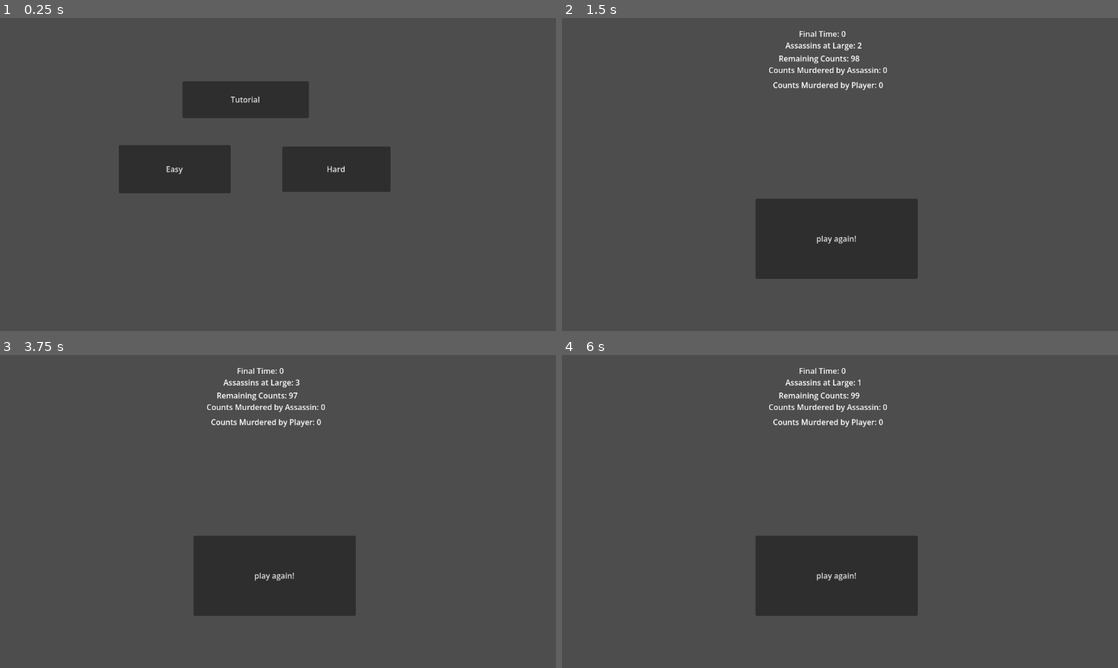
Above: before the commit, frames 1-4 (two rows, left to right).
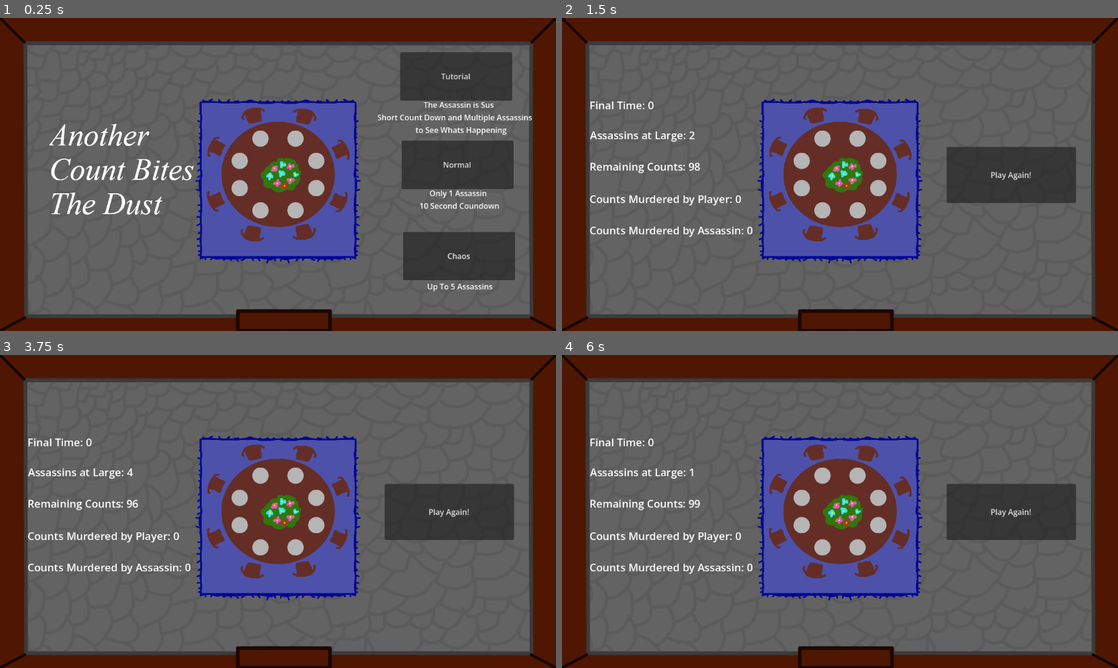
Above: after the commit, the same moments.

Repository: ZiyadAziz/Another-Count-Bites-The-Dust
Game: Godot game, scene res://scenes/start_menu.tscn
Two runs of this game, one before a commit and one after it. Both use one fixed random seed, a clock stepped at 60 frames per second and the inputs below.
Inputs:
- Up to frame 1 (0.25 s): no input
- Up to frame 2 (1.5 s): click "Tutorial" at 0.5 s; click "End The Hunt" at 1.25 s
- Up to frame 3 (3.75 s): click "play again!" (after the commit: "Play Again!") at 2 s; click "Hard" (after the commit: "Chaos") at 2.75 s; click "End The Hunt" at 3.5 s
- Up to frame 4 (6 s): click "play again!" (after the commit: "Play Again!") at 4.25 s; click "Easy" (after the commit: "Normal") at 5 s; click "End The Hunt" at 5.75 s

The runs differ from the first frame. In frame 1, 43% of the frame differs, in the area x 0-100%, y 0-100%; in frame 2, 39%; in frame 3, 39%; in frame 4, 39%.

Commit message:
Someday Ill be Good at UI

Diff:
--- a/scenes/end_screen.tscn
+++ b/scenes/end_screen.tscn
@@ -1,6 +1,7 @@
 [gd_scene format=3 uid="uid://qui4w61hyjkr"]
 
 [ext_resource type="Script" uid="uid://0udrvw1211rw" path="res://scripts/end_screen.gd" id="1_kq7ac"]
+[ext_resource type="Texture2D" uid="uid://dxvmyj55fxxrb" path="res://assets/backgrown.png" id="2_6e1uj"]
 
 [node name="End_screen" type="Control" unique_id=47782139]
 layout_mode = 3
@@ -13,50 +14,60 @@
 
 [node name="Button" type="Button" parent="." unique_id=1063987609]
 layout_mode = 0
-offset_left = 401.0
-offset_top = 374.0
-offset_right = 737.0
-offset_bottom = 540.0
-text = "play again!"
+offset_left = 797.0
+offset_top = 267.0
+offset_right = 1065.0
+offset_bottom = 383.0
+text = "Play Again!"
 
 [node name="Label" type="Label" parent="." unique_id=1232240559]
 layout_mode = 0
-offset_left = 428.0
-offset_top = 96.0
-offset_right = 674.0
-offset_bottom = 119.0
+offset_left = 57.0
+offset_top = 424.0
+offset_right = 671.0
+offset_bottom = 479.0
+theme_override_font_sizes/font_size = 22
 text = "Counts Murdered by Assassin: 0"
 
 [node name="Label2" type="Label" parent="." unique_id=793484859]
 layout_mode = 0
-offset_left = 437.0
-offset_top = 127.0
-offset_right = 683.0
-offset_bottom = 150.0
+offset_left = 57.0
+offset_top = 359.0
+offset_right = 371.0
+offset_bottom = 390.0
+theme_override_font_sizes/font_size = 22
 text = "Counts Murdered by Player: 0"
 
 [node name="Label3" type="Label" parent="." unique_id=1041352105]
 layout_mode = 0
-offset_left = 463.0
-offset_top = 45.0
-offset_right = 709.0
-offset_bottom = 68.0
+offset_left = 58.0
+offset_top = 227.0
+offset_right = 304.0
+offset_bottom = 258.0
+theme_override_font_sizes/font_size = 22
 text = "Assassins at Large: 0"
 
 [node name="Label4" type="Label" parent="." unique_id=433023889]
 layout_mode = 0
-offset_left = 449.0
-offset_top = 72.0
-offset_right = 695.0
-offset_bottom = 95.0
+offset_left = 57.0
+offset_top = 292.0
+offset_right = 303.0
+offset_bottom = 323.0
+theme_override_font_sizes/font_size = 22
 text = "Remaining Counts: 0"
 
 [node name="Label5" type="Label" parent="." unique_id=307289260]
 layout_mode = 0
-offset_left = 491.0
-offset_top = 21.0
-offset_right = 737.0
-offset_bottom = 44.0
+offset_left = 57.0
+offset_top = 165.0
+offset_right = 303.0
+offset_bottom = 196.0
+theme_override_font_sizes/font_size = 22
 text = "Final Time: 0"
 
+[node name="Backgrown" type="Sprite2D" parent="." unique_id=642759273]
+z_index = -1
+position = Vector2(576, 324)
+texture = ExtResource("2_6e1uj")
+
 [connection signal="pressed" from="Button" to="." method="_on_button_pressed"]
--- a/scenes/start_menu.tscn
+++ b/scenes/start_menu.tscn
@@ -1,6 +1,7 @@
 [gd_scene format=3 uid="uid://b61skgiel5ss0"]
 
 [ext_resource type="Script" uid="uid://bjgrlj3yllc1k" path="res://scripts/start_menu.gd" id="1_ouf4f"]
+[ext_resource type="Texture2D" uid="uid://che281i3p0scc" path="res://assets/backgrown_menu.png" id="2_thu50"]
 
 [node name="Start_menu" type="Control" unique_id=1034251450]
 layout_mode = 3
@@ -13,28 +14,60 @@
 
 [node name="Button" type="Button" parent="." unique_id=687467251]
 layout_mode = 0
-offset_left = 246.0
-offset_top = 263.0
-offset_right = 478.0
-offset_bottom = 363.0
-text = "Easy"
+offset_left = 832.0
+offset_top = 254.0
+offset_right = 1064.0
+offset_bottom = 354.0
+text = "Normal"
+
+[node name="Label" type="Label" parent="Button" unique_id=1357334069]
+layout_mode = 0
+offset_left = -50.0
+offset_top = -86.0
+offset_right = 285.0
+offset_bottom = -11.0
+text = "                       The Assassin is Sus
+Short Count Down and Multiple Assassins
+                   to See Whats Happening"
 
 [node name="Button2" type="Button" parent="." unique_id=547481587]
 layout_mode = 0
-offset_left = 378.0
-offset_top = 131.0
-offset_right = 640.0
-offset_bottom = 207.0
+offset_left = 829.0
+offset_top = 71.0
+offset_right = 1061.0
+offset_bottom = 171.0
 text = "Tutorial"
+
+[node name="Label" type="Label" parent="Button2" unique_id=968021342]
+layout_mode = 0
+offset_left = 40.0
+offset_top = 280.0
+offset_right = 206.0
+offset_bottom = 329.0
+text = "     Only 1 Assassin
+10 Second Coundown"
 
 [node name="Button3" type="Button" parent="." unique_id=257362079]
 layout_mode = 0
-offset_left = 585.0
-offset_top = 266.0
-offset_right = 809.0
-offset_bottom = 360.0
-text = "Hard
+offset_left = 835.0
+offset_top = 443.0
+offset_right = 1067.0
+offset_bottom = 543.0
+text = "Chaos
 "
+
+[node name="Label" type="Label" parent="Button3" unique_id=1897638904]
+layout_mode = 0
+offset_left = 50.0
+offset_top = 101.0
+offset_right = 186.0
+offset_bottom = 124.0
+text = "Up To 5 Assassins"
+
+[node name="BackgrownMenu" type="Sprite2D" parent="." unique_id=1680624684]
+z_index = -1
+position = Vector2(576, 324)
+texture = ExtResource("2_thu50")
 
 [connection signal="pressed" from="Button" to="." method="_on_button_pressed"]
 [connection signal="pressed" from="Button2" to="." method="_on_button_2_pressed"]
--- a/scripts/level_manager.gd
+++ b/scripts/level_manager.gd
@@ -9,7 +9,7 @@
 	match GameStats.current_difficulty:
 		GameStats.Difficulty.TUTORIAL:
 			print("Tutorial")
-			GameStats.imposter_count = randi_range(1,3)
+			GameStats.imposter_count = 2
 			GameStats.murder_time = 3
 
 		GameStats.Difficulty.EASY:
Binary file added: assets/backgrown_menu.png
Not shown, added: assets/backgrown_menu.png.import
